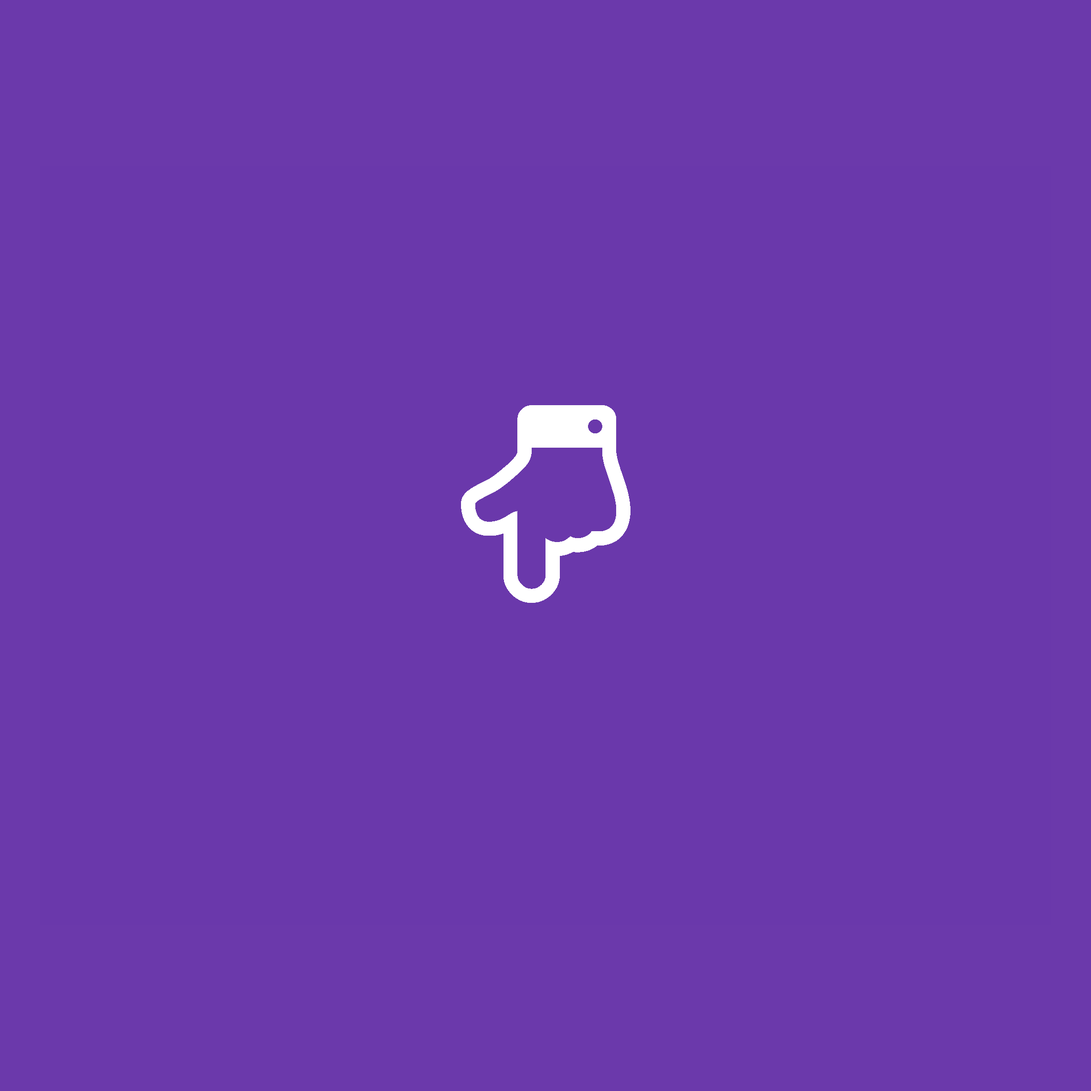
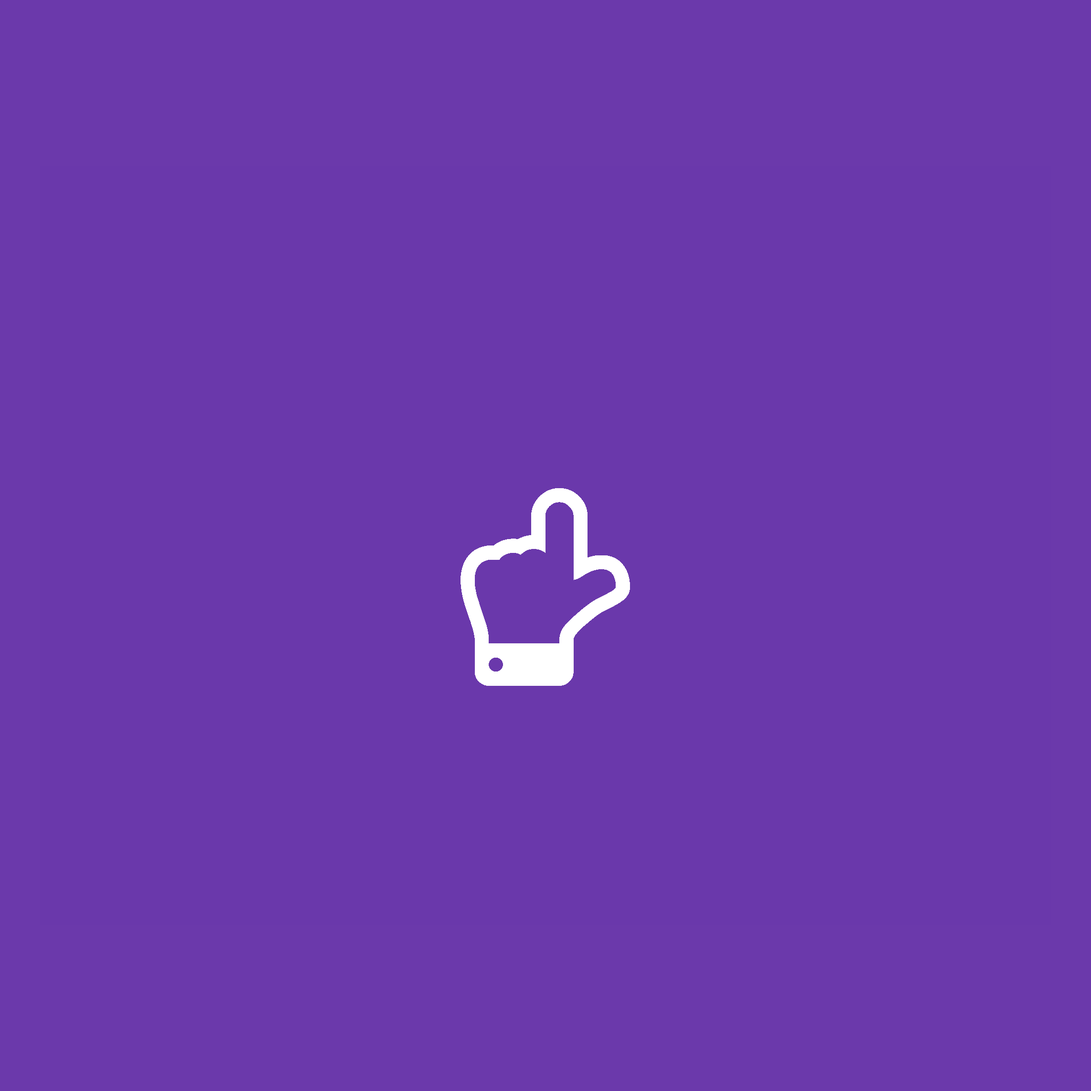
The second 1091 x 1091 image is a revision of the first. Changes to its layers:
painted on (unnamed layer) over [460, 405, 631, 687]
